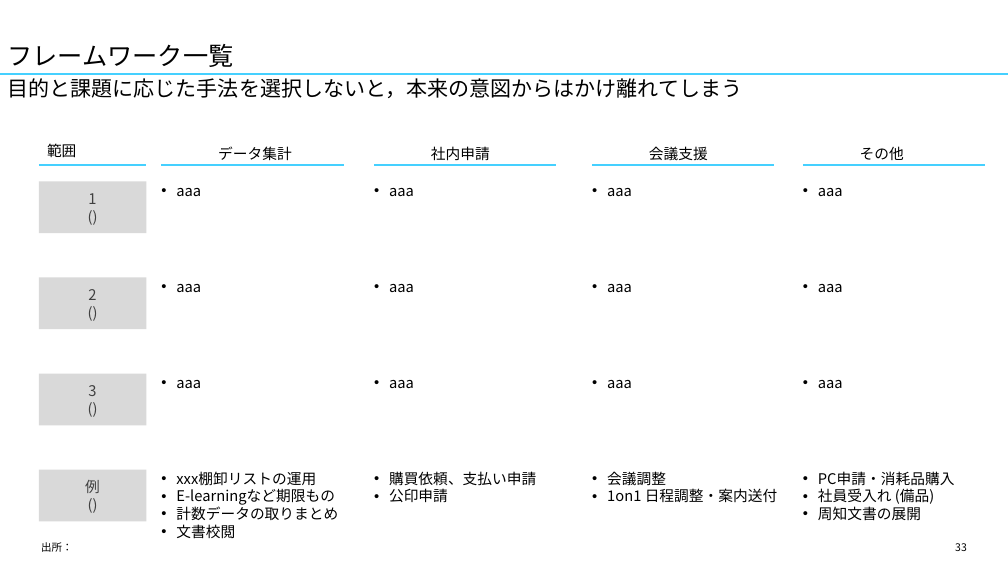
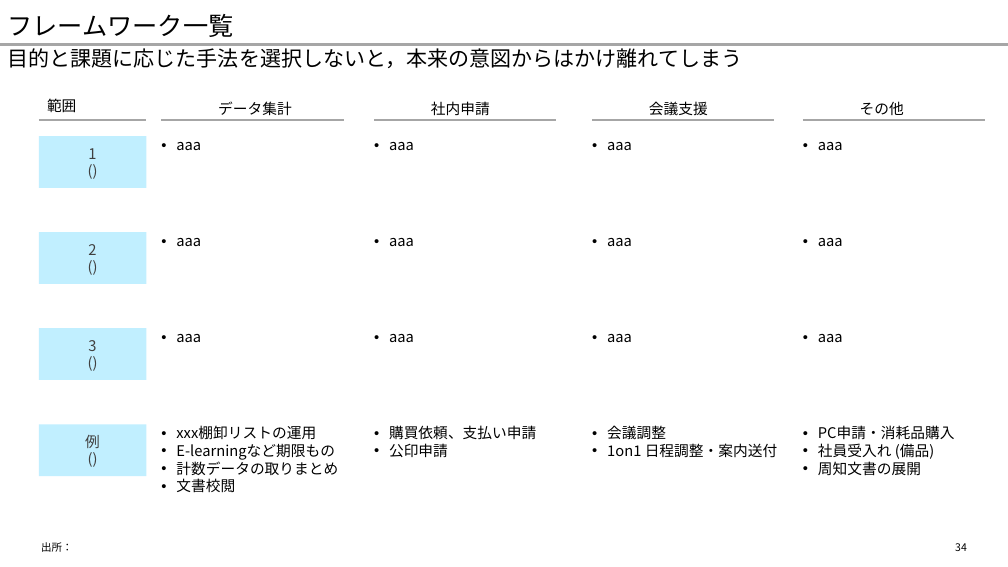
Before and after one commit to yuzucha16/dotfiles, a slide deck: slide 34 of office/Blank.potx (slide 33 before the commit). Drawn at 1008x567 pixels with LibreOffice and Linux fonts; fonts in the diff are those of the drawing. Boxes give left, top, right and bottom in pixels: in the first picture for what was removed or moved away, otherwise in the second. Text is boxed around its words. In the diff, an @@ line names an element or a change of style, - is before the commit and + after.

```diff
--- a/office/Blank.potx
+++ b/office/Blank.potx
@@ title "フレームワーク一覧": place and size @@
-title "フレームワーク一覧" at [8, 44, 234, 67]
+title "フレームワーク一覧" at [8, 14, 234, 37]
@@ text "目的と課題に応じた手法を選択しないと，本来の意図からはかけ離れてしまう": place and size @@
-text "目的と課題に応じた手法を選択しないと，本来の意図からはかけ離れてしまう" at [8, 78, 743, 98]
+text "目的と課題に応じた手法を選択しないと，本来の意図からはかけ離れてしまう" at [8, 45, 743, 68]
@@ line moved from (0, 74) - (1008, 74) to (0, 45) - (1008, 45) @@
@@ line (0, 45) - (1008, 45): stroke #45D0FF 2.25 pt to #A6A6A6 2.25 pt @@
@@ line (39, 120) - (147, 120): stroke #45D0FF 2.25 pt to #A6A6A6 2.25 pt @@
@@ line (161, 120) - (344, 120): stroke #45D0FF 2.25 pt to #A6A6A6 2.25 pt @@
@@ line (374, 120) - (557, 120): stroke #45D0FF 2.25 pt to #A6A6A6 2.25 pt @@
@@ line (592, 120) - (774, 120): stroke #45D0FF 2.25 pt to #A6A6A6 2.25 pt @@
@@ 21 texts, 5 lines, 4 rectangles: place and size @@
-21 texts, 5 lines, 4 rectangles at [39, 144, 985, 539]
+21 texts, 5 lines, 4 rectangles at [39, 99, 985, 493]
@@ line (803, 120) - (985, 120): stroke #45D0FF 2.25 pt to #A6A6A6 2.25 pt @@
@@ fill #D9D9D9 to #C1F0FF in 4 elements at [39, 136, 146, 188], [39, 232, 146, 284], [39, 424, 146, 476], [39, 328, 146, 380] @@
@@ page number at [955, 543, 967, 551]: text changed @@
-33
+34
```
Also in this commit, not shown: 33 other slides changed, 1 slide added, 1 other file.
